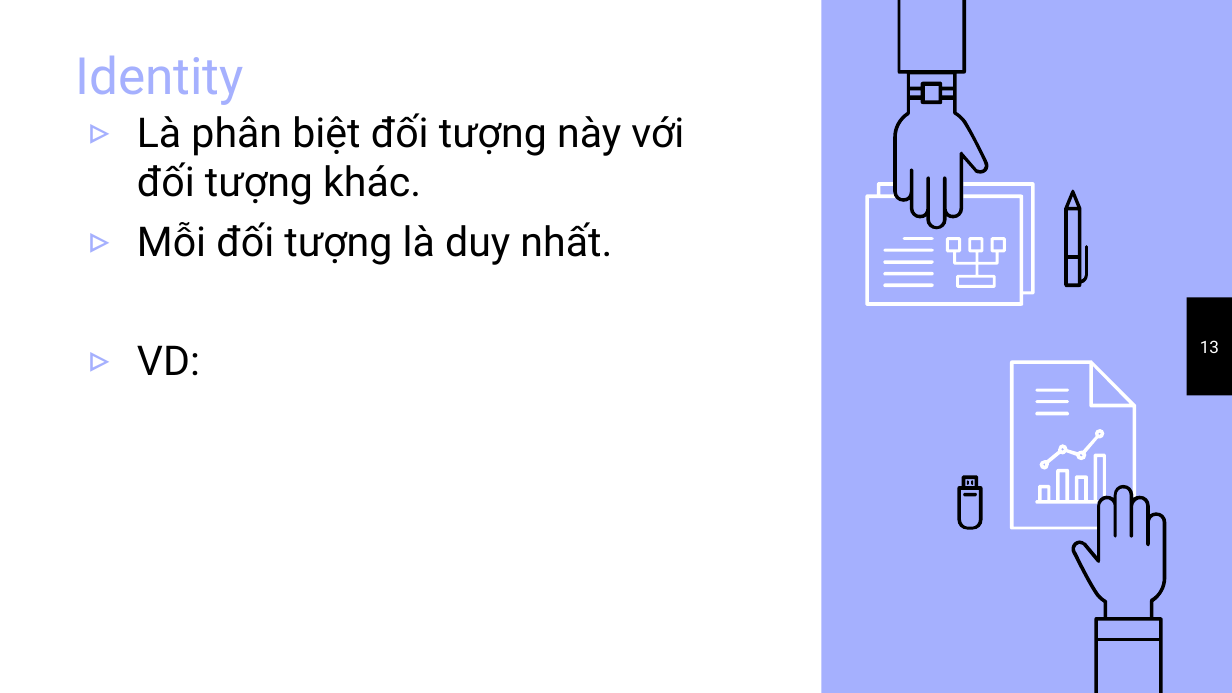
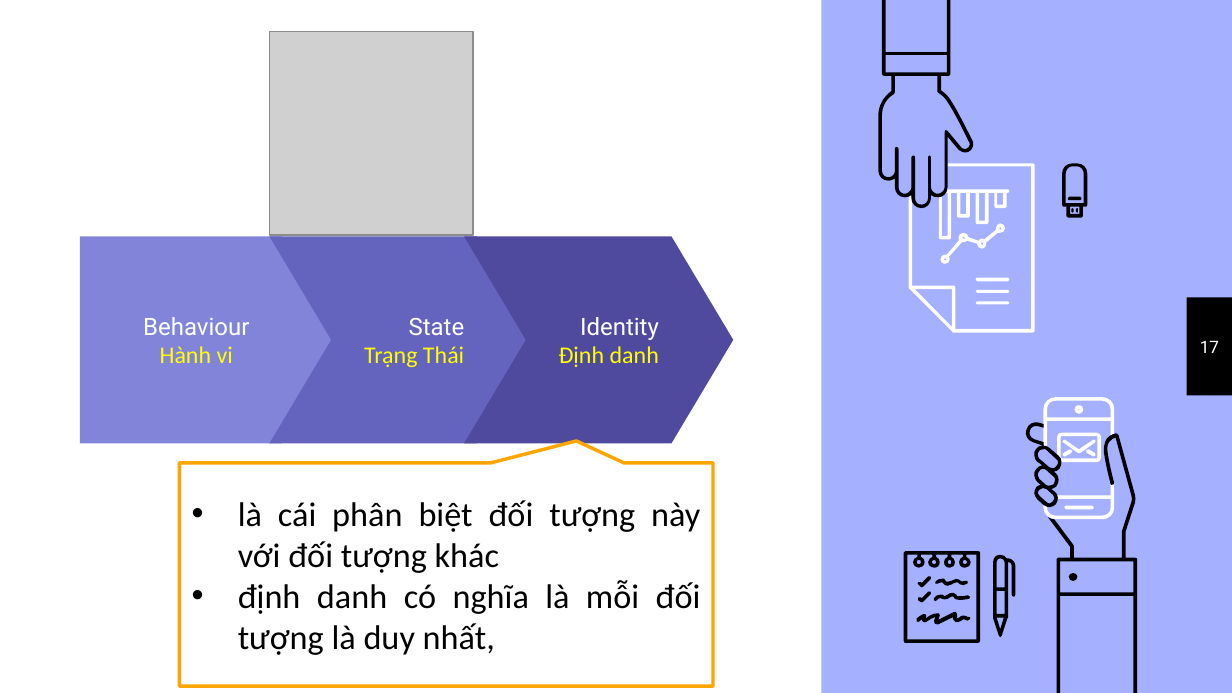
Before and after one commit to VoLeKhanhDuy/XDPM_HDT, a slide deck: slide 17 of chuong 4.pptx (slide 13 before the commit). Drawn at 1232x693 pixels with LibreOffice and Linux fonts; fonts in the diff are those of the drawing; grey boxes stand for pictures. Boxes give left, top, right and bottom in pixels: in the first picture for what was removed or moved away, otherwise in the second. Text is boxed around its words. In the diff, an @@ line names an element or a change of style, - is before the commit and + after.

Commit message:
sua file ppt

```diff
--- a/chuong 4.pptx
+++ b/chuong 4.pptx
@@ title removed at (75,55,244,105) @@
-Identity
@@ picture added at (270,32,473,235) @@
@@ freeform shape added at (1068,197,1082,201), fill #000000 @@
@@ rotation 0 to 180 degrees; outline redrawn in 10 elements at (878,0,975,208), (940,223,1005,264), (908,164,1034,333), (976,277,1009,281), (1062,164,1087,218), (976,290,1009,292), (976,302,1009,304), (939,190,1009,240), (1076,208,1078,213), (1072,208,1074,213) @@
@@ pentagon arrow added at (80,237,344,444), fill #8184D9, 14 pt, text #FFFFFF @@
+Behaviour
+Hành vi
@@ chevron added at (270,237,540,444), fill #6463BD, 14 pt, text #FFFF00 @@
+State
+Trạng Thái
@@ chevron added at (464,237,734,444), fill #4F4A9E, 14 pt, text #FFFFFF @@
+Identity
+Định danh
@@ freeform shape removed at (883,260,934,264) @@
@@ freeform shape removed at (883,272,934,276) @@
@@ page number at (1200,340,1219,353): text changed @@
-13
+17
@@ freeform shape: place and size @@
-freeform shape at (1040,429,1105,469)
+freeform shape at (1044,397,1114,446)
@@ freeform shape: place and size @@
-freeform shape at (957,476,982,530)
+freeform shape at (1024,421,1062,508)
@@ freeform shape: place and size @@
-freeform shape at (1071,485,1167,693)
+freeform shape at (1048,434,1137,693)
@@ freeform shape: place and size @@
-freeform shape at (1010,361,1136,530)
+freeform shape at (1057,432,1101,462)
@@ freeform shape: place and size @@
-freeform shape at (1035,411,1068,415)
+freeform shape at (1062,439,1095,452)
@@ speech box "là cái phân biệt đối ...": place and size @@
-speech box "là cái phân biệt đối ..." at (137,113,684,375)
+speech box "là cái phân biệt đối ..." at (180,463,713,686)
@@ speech box "là cái phân biệt đối ..." at (180,463,713,686): vertical alignment top to middle; fill none to #FFFFFF; outline none to #FFA500 2 pt @@
@@ text in speech box at (238,500,701,655): text changed; size 24 to 20 pt; font Roboto to Calibri @@
-▹ Là phân biệt đối tượng này với đối tượng khác.
-▹ Mỗi đối tượng là duy nhất.
-▹ VD:
+• là cái phân biệt đối tượng này với đối tượng khác
+• định danh có nghĩa là mỗi đối tượng là duy nhất,
@@ freeform shape: place and size @@
-freeform shape at (1035,453,1105,504)
+freeform shape at (1044,483,1114,520)
@@ freeform shape: place and size @@
-freeform shape at (1035,400,1068,403)
+freeform shape at (1064,505,1094,509)
@@ freeform shape: place and size @@
-freeform shape at (963,493,977,496)
+freeform shape at (918,575,931,586)
@@ group added at (904,405,1096,642): 10 freeform shapes @@
```
Also in this commit, not shown: 13 other slides changed, 35 slides added, 25 slides removed, 3 other files.
